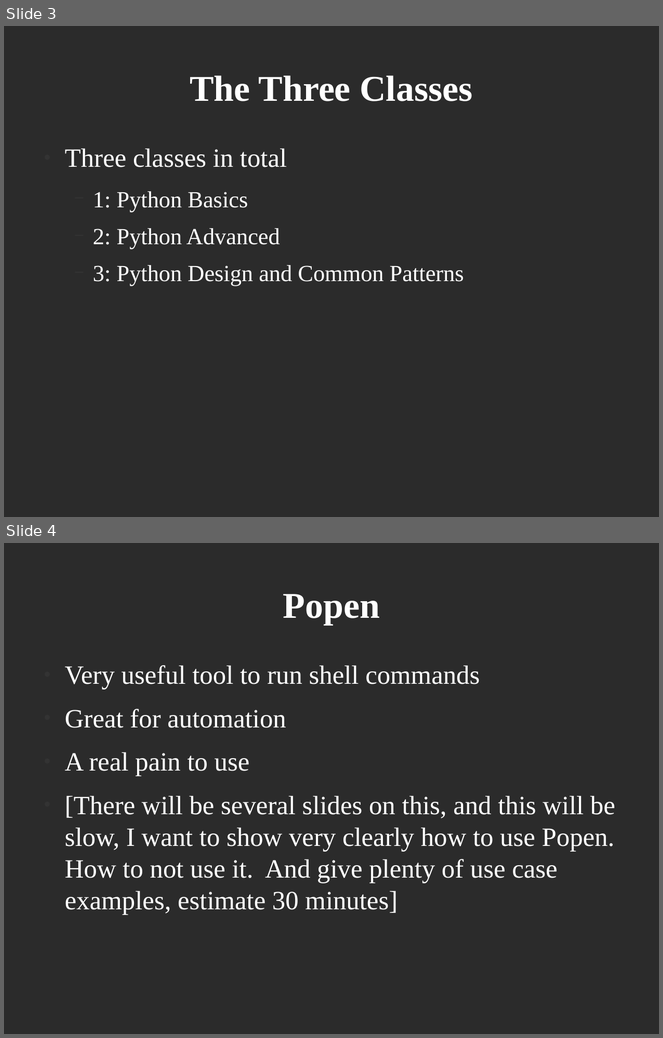
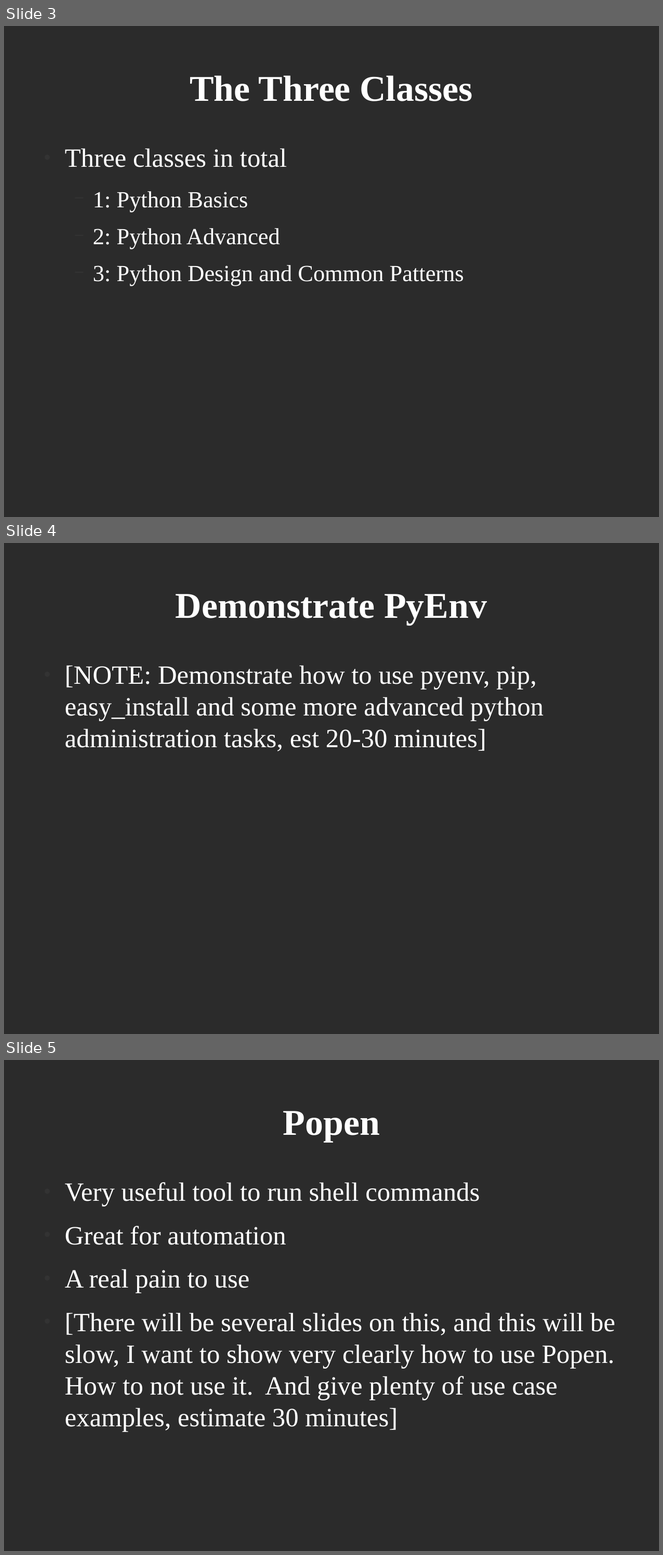
Before and after one commit to dsklopp/python_class, a slide deck: python_day_2.odp. Shown one above the other, each under a label of ours: slides 3 and 4 before the commit, slides 3, 4 and 5 after it. The pictures are 663x1038 and 663x1555 pixels, drawn with LibreOffice and Linux fonts; fonts in the diff are those of the drawing; background and template pictures are left out; a plain dark background stands for a picture behind light text. Boxes give left, top, right and bottom in pixels: in the first picture for what was removed or moved away, otherwise in the second. Text is boxed around its words. In the diff, an @@ line names an element or a change of style, - is before the commit and + after.

Commit message:
Updated slide for pyenv

```diff
--- a/python_day_2.odp
+++ b/python_day_2.odp
@@ slide 4 added at bbox=[4, 543, 659, 1034], background picture (left out) @@
@@ title added at bbox=[176, 594, 487, 625], 44 pt, text #FFFFFF, bold @@
+Demonstrate PyEnv
@@ text added at bbox=[65, 665, 544, 752], 32 pt, text #FFFFFF @@
+● [NOTE: Demonstrate how to use pyenv, pip, easy_install and some more advanced python administration tasks, est 20-30 minutes]
@@ what was slide 4 is now slide 5 @@
```
Also in this commit, not shown: 1 other file.
